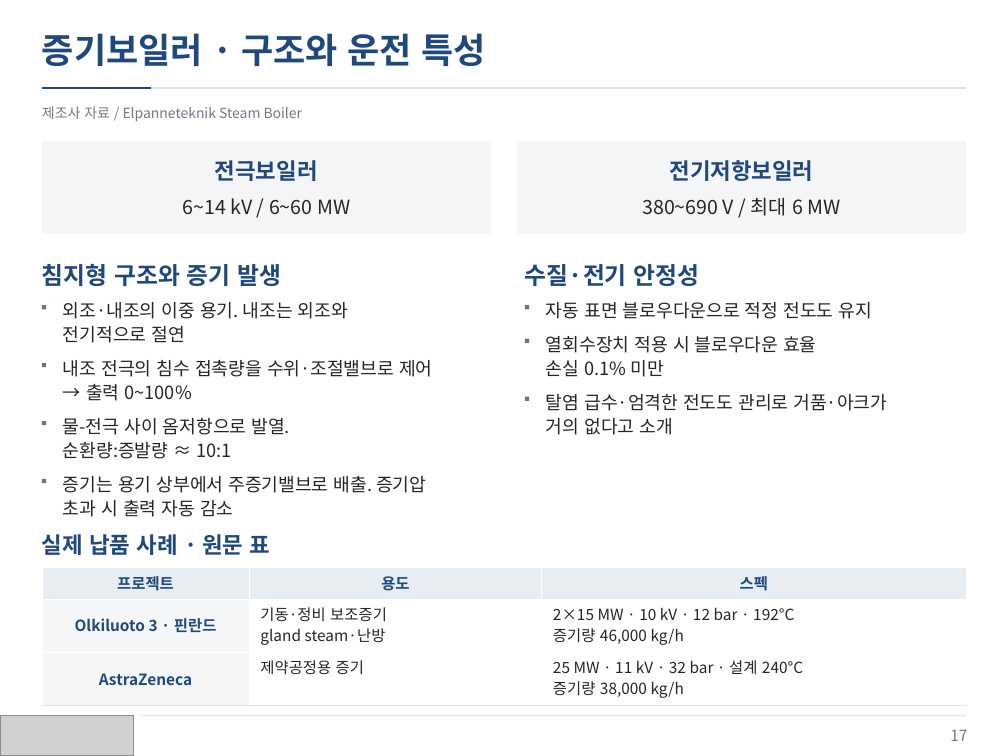
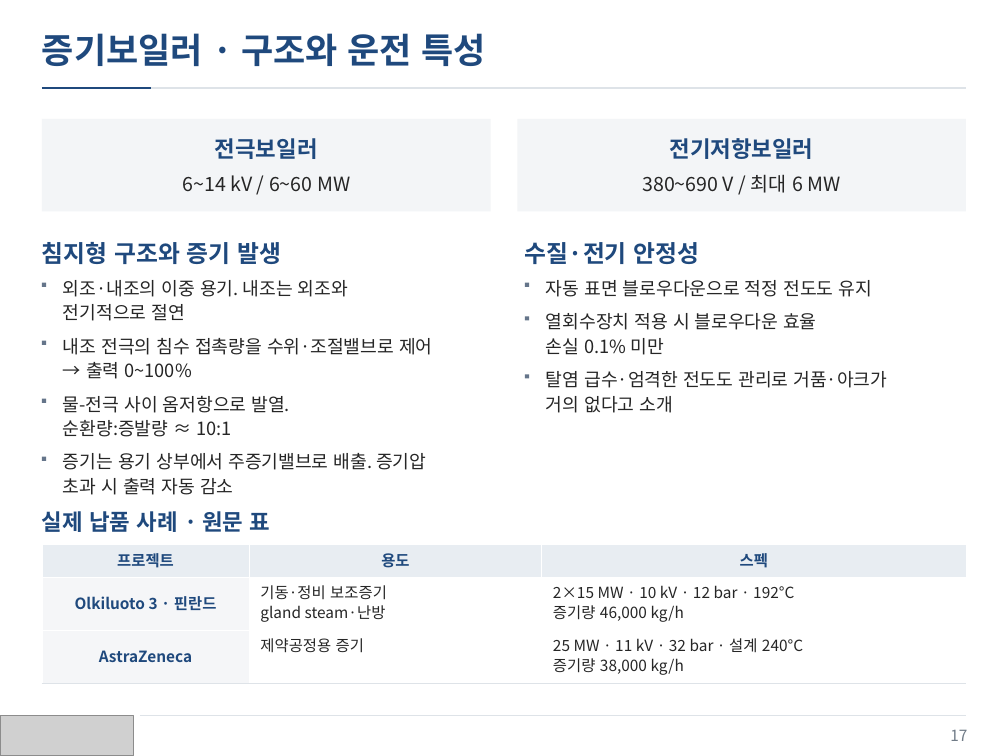
Before and after one commit to jskang5000-arch/my-PPT, a slide deck: slide 17 of KITECH_Boiler.pptx. Drawn at 1008x756 pixels with LibreOffice and Linux fonts; fonts in the diff are those of the drawing; grey boxes stand for pictures. Boxes give left, top, right and bottom in pixels: in the first picture for what was removed or moved away, otherwise in the second. Text is boxed around its words. In the diff, an @@ line names an element or a change of style, - is before the commit and + after.

Commit message:
Remove subtitles and refine spacing in 4:3 layout

```diff
--- a/KITECH_Boiler.pptx
+++ b/KITECH_Boiler.pptx
@@ text removed at (x1=42, y1=106, x2=303, y2=121) @@
-제조사 자료 / Elpanneteknik Steam Boiler
@@ 8 texts, 8 rectangles, 1 table moved together from (x1=42, y1=141, x2=967, y2=706) to (x1=42, y1=119, x2=967, y2=683) @@
@@ 6 texts, 1 rectangle moved together from (x1=42, y1=197, x2=841, y2=555) to (x1=42, y1=174, x2=841, y2=532) @@
```
Also in this commit, not shown: 33 other slides changed.
